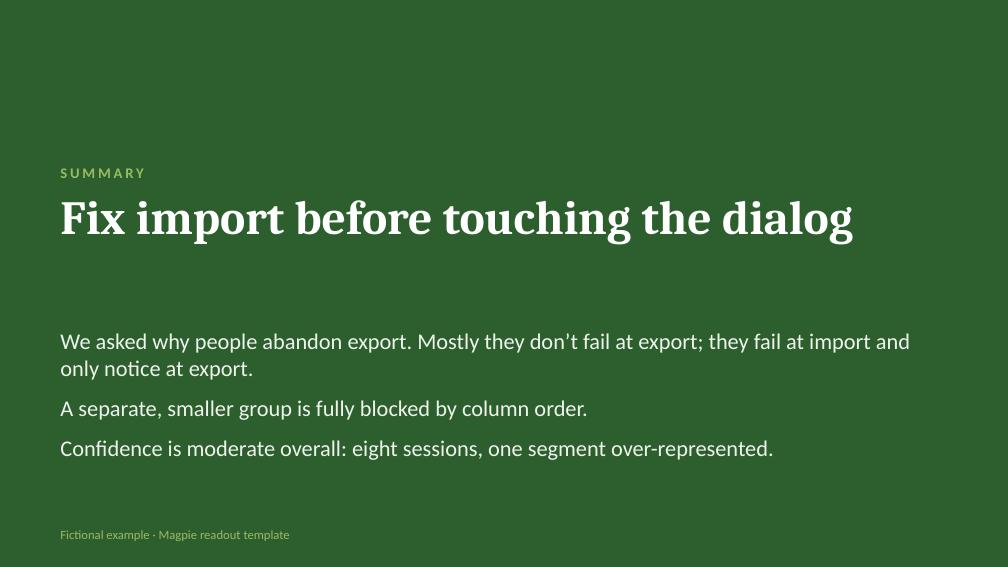
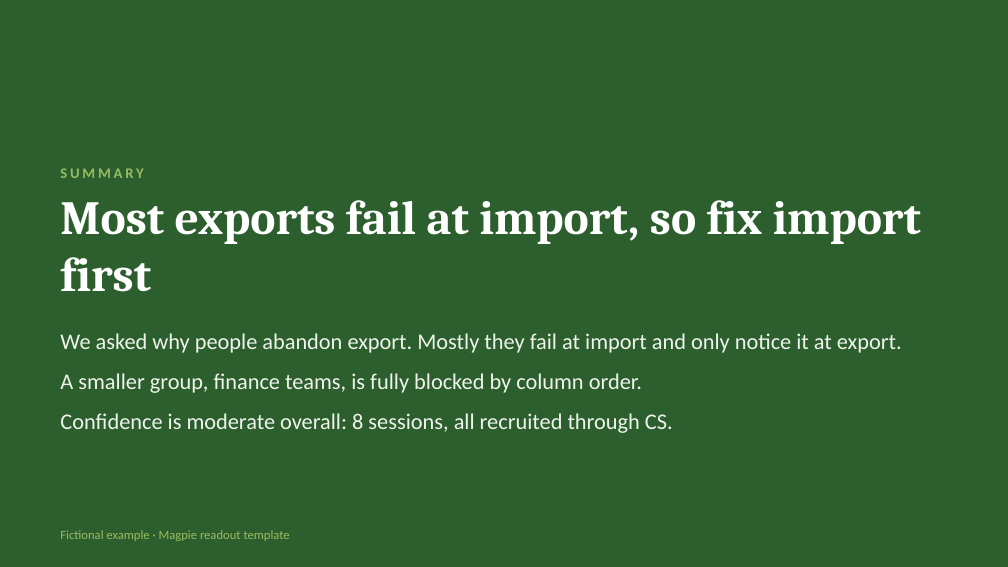
Before and after one commit to kirstenhosic/user-research-assistant, a slide deck: slide 10 of docs/examples/example-readout.pptx. Drawn at 1008x567 pixels with LibreOffice and Linux fonts; fonts in the diff are those of the drawing. Boxes give left, top, right and bottom in pixels: in the first picture for what was removed or moved away, otherwise in the second. Text is boxed around its words. In the diff, an @@ line names an element or a change of style, - is before the commit and + after.

```diff
--- a/docs/examples/example-readout.pptx
+++ b/docs/examples/example-readout.pptx
@@ title at bbox=[60, 200, 921, 292]: text changed @@
-Fix import before touching the dialog
+Most exports fail at import, so fix import first
@@ text at bbox=[60, 333, 902, 433]: text changed @@
-We asked why people abandon export. Mostly they don’t fail at export; they fail at import and only notice at export.
-A separate, smaller group is fully blocked by column order.
-Confidence is moderate overall: eight sessions, one segment over-represented.
+We asked why people abandon export. Mostly they fail at import and only notice it at export.
+A smaller group, finance teams, is fully blocked by column order.
+Confidence is moderate overall: 8 sessions, all recruited through CS.
```
Also in this commit, not shown: 13 other slides changed, 1 slide added, 7 other files.
